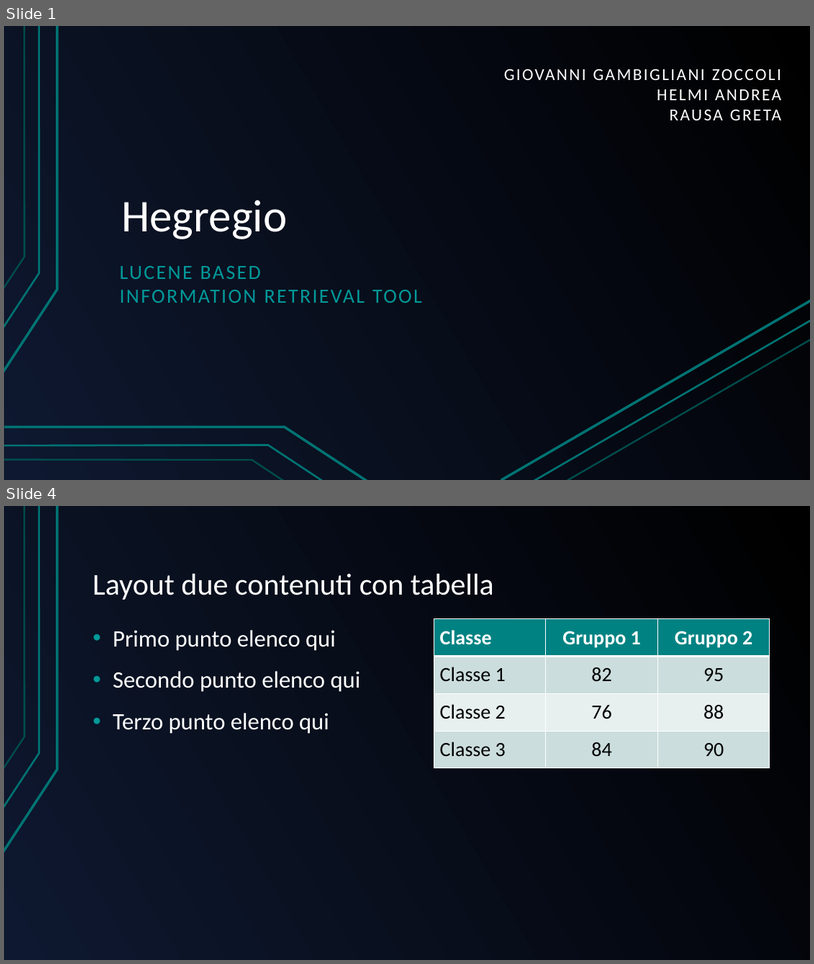
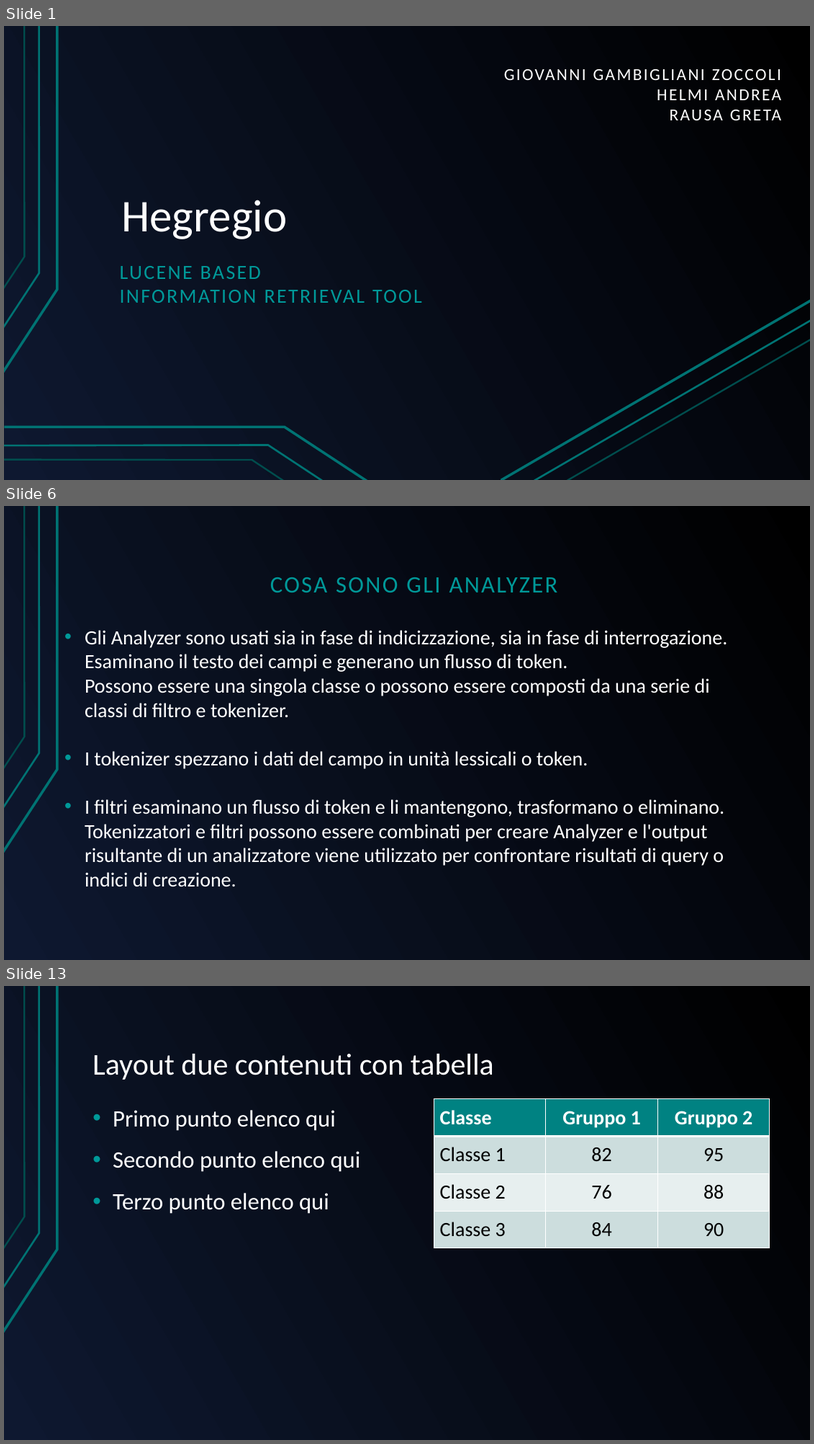
Before and after one commit to GreRagu/ProgettoGavi, a slide deck: Hegregio.odp. Shown one above the other, each under a label of ours: slides 1 and 4 before the commit, slides 1, 6 and 13 after it; the slides between them are not shown. The pictures are 814x964 and 814x1444 pixels, drawn with LibreOffice and Linux fonts; fonts in the diff are those of the drawing. Boxes give left, top, right and bottom in pixels: in the first picture for what was removed or moved away, otherwise in the second. Text is boxed around its words. In the diff, an @@ line names an element or a change of style, - is before the commit and + after.

```diff
--- a/Hegregio.odp
+++ b/Hegregio.odp
@@ slide 6 added at (4, 506, 810, 960), background gradient #000000 to #0E1830; not listed: 3 template elements that a slide beside it also shows @@
@@ text added at (270, 577, 558, 592), 28 pt, text #009999 @@
+COSA SONO GLI ANALYZER
@@ text added at (85, 630, 728, 886), 24 pt, text #FFFFFF @@
+• Gli Analyzer sono usati sia in fase di indicizzazione, sia in fase di interrogazione.
+Esaminano il testo dei campi e generano un flusso di token.
+Possono essere una singola classe o possono essere composti da una serie di classi di filtro e tokenizer.
+• I tokenizer spezzano i dati del campo in unità lessicali o token.
+• I filtri esaminano un flusso di token e li mantengono, trasformano o eliminano.
+Tokenizzatori e filtri possono essere combinati per creare Analyzer e l'output risultante di un analizzatore viene utilizzato per confrontare risultati di query o indici di creazione.
@@ what was slide 4 is now slide 13 @@
```
Also in this commit, not shown: 11 other slides added, 9 slides removed.
